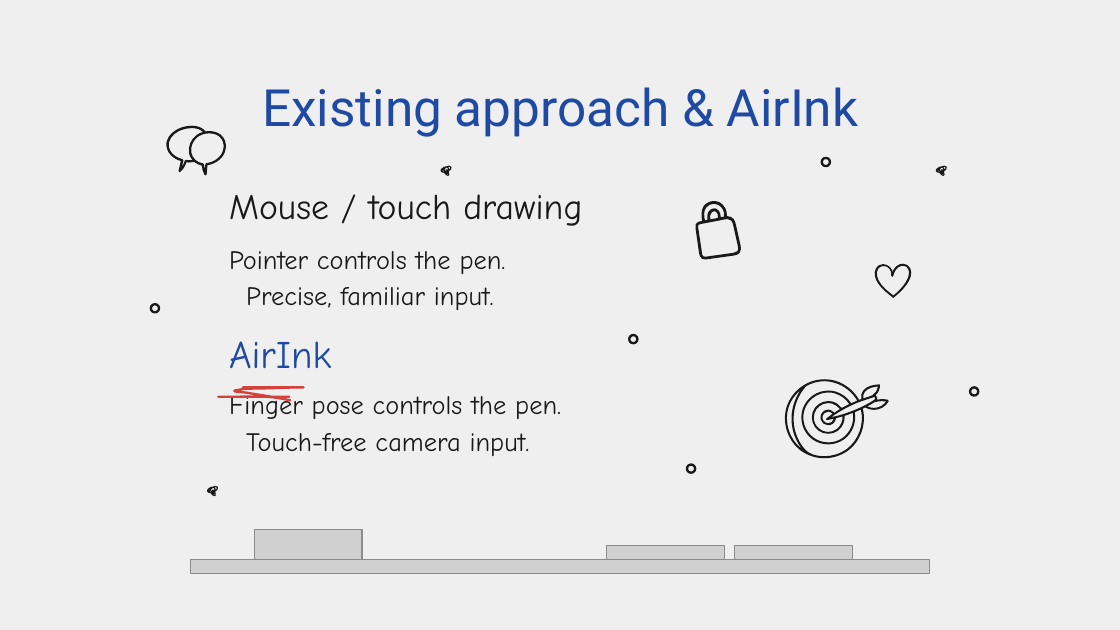
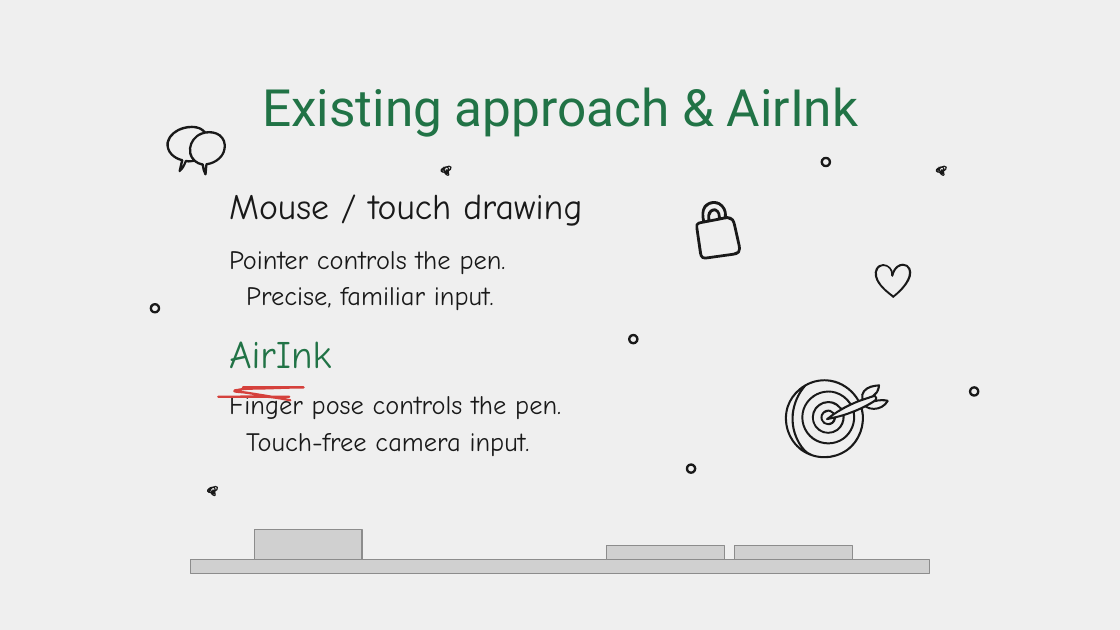
Before and after one commit to thiyatira/AirInk, a slide deck: slide 3 of documents/presentation/AirInk_Presentation.pptx. Drawn at 1120x630 pixels with LibreOffice and Linux fonts; fonts in the diff are those of the drawing; grey boxes stand for pictures; background and template pictures are left out. Boxes give left, top, right and bottom in pixels: in the first picture for what was removed or moved away, otherwise in the second. Text is boxed around its words. In the diff, an @@ line names an element or a change of style, - is before the commit and + after.

```diff
--- a/documents/presentation/AirInk_Presentation.pptx
+++ b/documents/presentation/AirInk_Presentation.pptx
@@ title "Existing approach & AirInk" at [262, 87, 858, 137]: text colour #1E4AA3 to #217346 @@
@@ subtitle "AirInk" at [229, 341, 331, 368]: text colour #1E4AA3 to #217346 @@
```
Also in this commit, not shown: 9 other slides changed, 1 slide removed, 4 other files.
